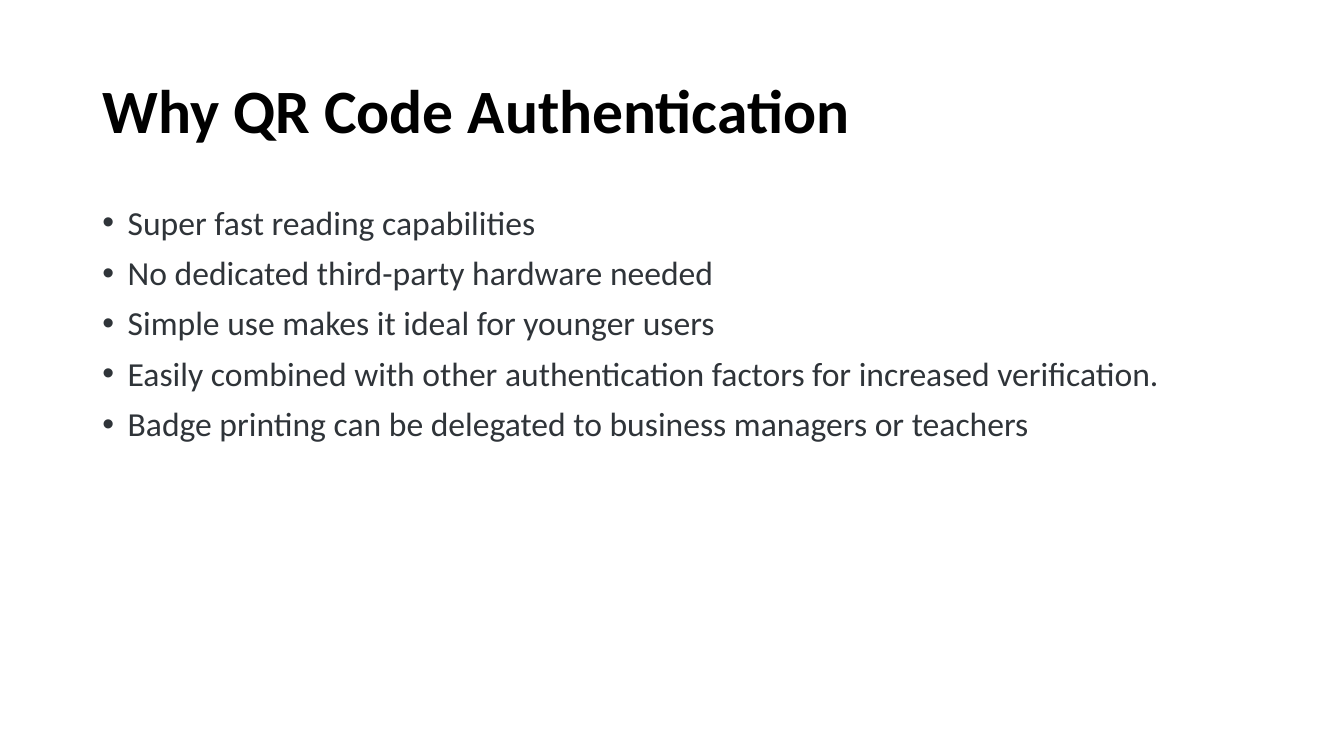
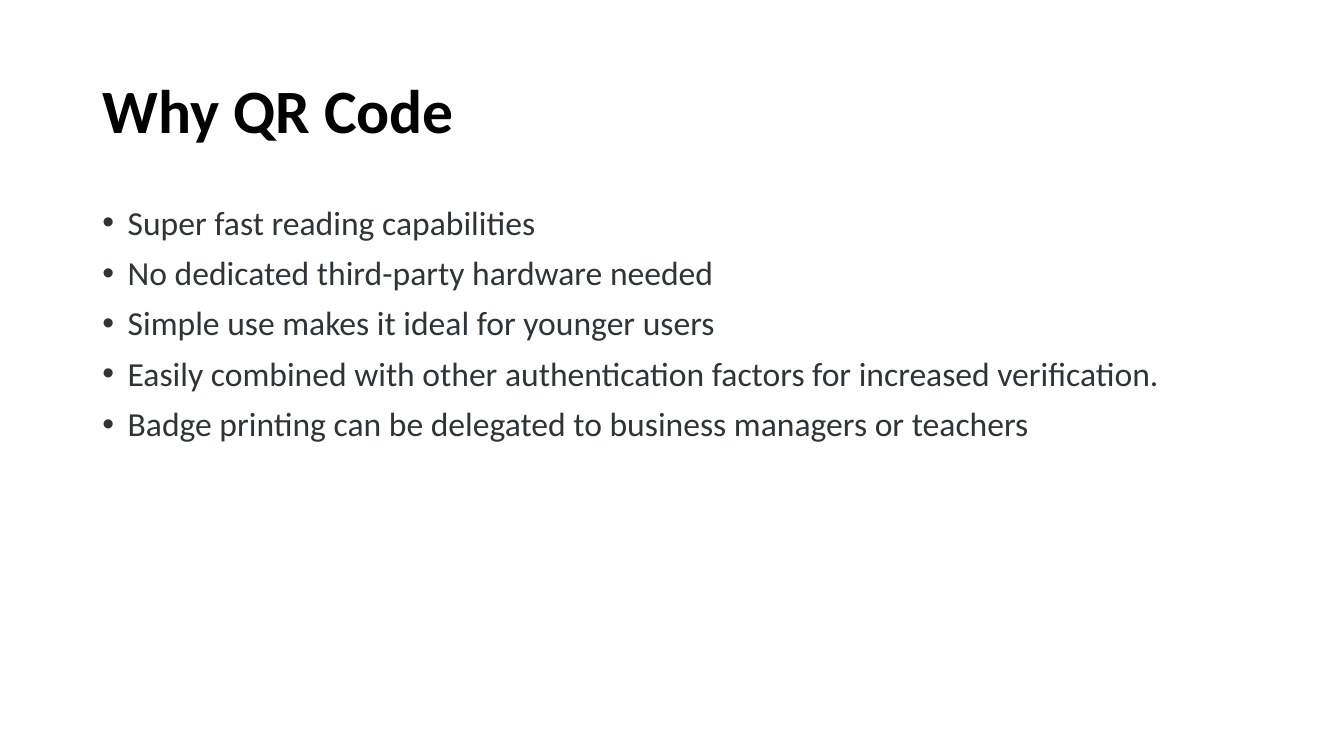
Before and after one commit to uma0441/TwoFactorAuthentication, a slide deck: slide 6 of Final.pptx. Drawn at 1344x756 pixels with LibreOffice and Linux fonts; fonts in the diff are those of the drawing. Boxes give left, top, right and bottom in pixels: in the first picture for what was removed or moved away, otherwise in the second. Text is boxed around its words. In the diff, an @@ line names an element or a change of style, - is before the commit and + after.

```diff
--- a/Final.pptx
+++ b/Final.pptx
@@ title at (102, 89, 454, 143): text changed @@
-Why QR Code Authentication
+Why QR Code
```
Also in this commit, not shown: 3 other slides changed.
